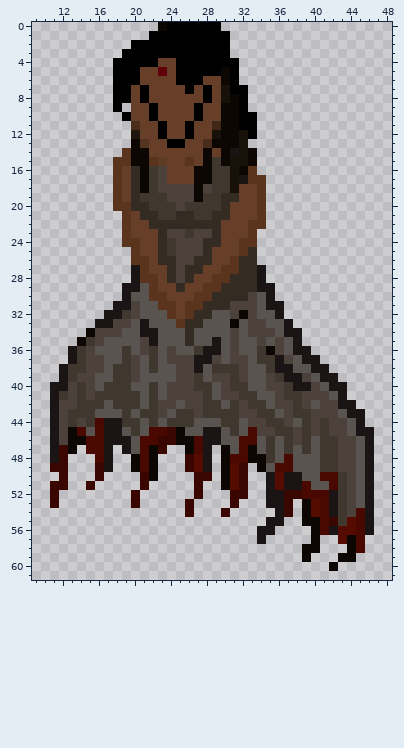
One commit to this pixel-art sprite: assets/enemy5.png. Above is the file before it was changed.
The file is 64x64 pixels. Pixels under 10% opacity are left out. Colours within 5 levels of each other are drawn and written as one. Shown: x 9..48, y 0..61.
New version:
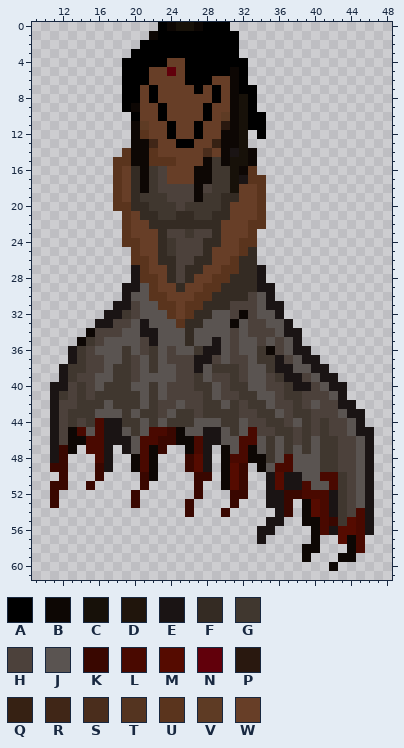
Palette (. is transparent): A #000000  B #0d0704  C #171109  D #20150c  E #1a1414  F #342b23  G #40372f  H #4c413b  J #5a5451  K #390700  L #490900  M #550b00  N #61000b  P #29180f  Q #362113  R #402617  S #4a2d1c  T #543420  U #5a341d  V #5e3b24  W #673e27
What changed:
y 0: x 23..27 BAAAA -> ABCCB; x 30 . -> A
y 1: x 22 A -> B; x 31 . -> A
y 2: x 20 A -> .; x 31 . -> A
y 3: x 19 A -> .; x 31 . -> A
y 4: x 18 A -> .; x 23 W -> A; x 25 A -> W; x 32 . -> A
y 5: x 18 A -> .; x 21 W -> A; x 23..25 NWA -> WNW; x 30..32 BA. -> ABA
y 6: x 18 A -> .; x 21 W -> A; x 25 A -> W; x 28 W -> A; x 30..32 BA. -> WBA
y 7: x 18 A -> .; x 20..22 WAW -> AWA; x 26..31 AWAWCA -> WAWAWB; x 33 . -> A
y 8: x 18 A -> .; x 20..22 WAW -> AWA; x 28..30 AWC -> WAW; x 32..33 A. -> CA
y 9: x 18..20 A.W -> .AB; x 22..23 AW -> WA; x 27..28 AW -> WA; x 30 B -> W; x 32..33 A. -> CA
y 10: x 19..20 AW -> .A; x 22..23 AW -> WA; x 27..28 AW -> WA; x 30 B -> V; x 32 A -> C; x 34 . -> A
y 11: x 20..21 SW -> BV; x 23..24 AW -> WA; x 26..27 AW -> WA; x 29..30 RB -> WP; x 32 A -> C; x 34 . -> A
y 12: x 20..21 DW -> BU; x 23..24 AW -> WA; x 26..27 AW -> WA; x 29 C -> W; x 33..34 A. -> .A
y 13: x 21..22 TW -> BR; x 24 A -> W; x 26 W -> A; x 28..29 SB -> WQ
y 14: x 22 W -> U; x 28 B -> S
y 15: x 23..24 VW -> UU; x 26 U -> W
Changed places in both pictures, as pixel boxes (x1, y1, x2, y2):
changed: (113, 22, 266, 166)
